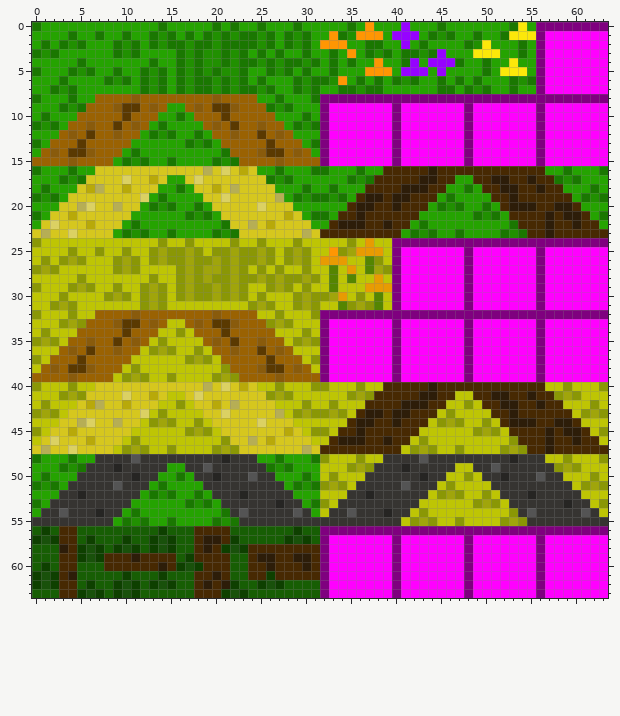
Pixel-art sprite -- res/VISUAL_DATA/TILES/OVERWORLD/NATURAL/grass.png. The first picture shows the starting point.
The file is 64x64 pixels.
Now the later version:
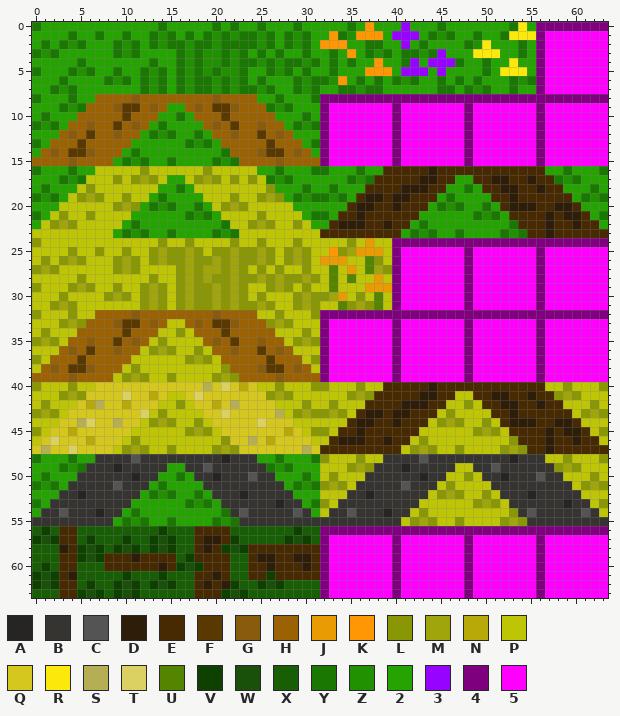
Palette (. is transparent): A #262523  B #363431  C #545454  D #2d1d09  E #472902  F #5a3901  G #895b0c  H #9a6202  J #e89b02  K #ff9603  L #8a9705  M #a0a50b  N #b8a909  P #bec504  Q #d6c71e  R #fce80a  S #b6ae55  T #dbd163  U #548501  V #0e4000  W #19510b  X #175e04  Y #1a7701  Z #219001  2 #25a301  3 #9603ff  4 #7f007f  5 #ff00ff
From old to new:
y 16: x 7..24 QQQQQQQQQQQQSQTQNQ -> PPPPPLPPPPPPLPPPPP
y 17: x 6..14 QQQQTQQNQ -> PPPLPLMLP; x 17..25 QTQQQQQQQ -> PLMLPLPLP
y 18: x 5..13 QNSQQNQQQ -> PLPPPPPPP; x 18..26 QQNQSQQQQ -> PPPPPPPPL
y 19: x 4..12 QQQQQQQQT -> PLMLPPLPP; x 19..27 QQTQQQQQS -> PPPLPPLML
y 20: x 3..11 QQSTQQSQQ -> PPPPPPLML; x 20..28 QQQQQTQQQ -> PLMLPPPPP
y 21: x 2..10 QQNQQQQQQ -> PLPPLPPPP; x 21..29 QQQQQQQNQ -> PPPPLPPPP
y 22: x 1..9 QTQQQNQQQ -> PLMLPPPPP; x 22..30 QQSQNQQQQ -> PPLMLPPLP
y 23: x 0..8 QSQQTQQQQ -> PPPPPPPPP; x 23..31 QQQQQQQSQ -> PPPPPPPPP
y 31: x 16..23 PPPPPPPP -> LMLLMLML
Where, in picture pixels (left, top, right, bottom), the same in both pictures:
changed: (32, 166, 320, 238)
changed: (176, 301, 248, 310)
